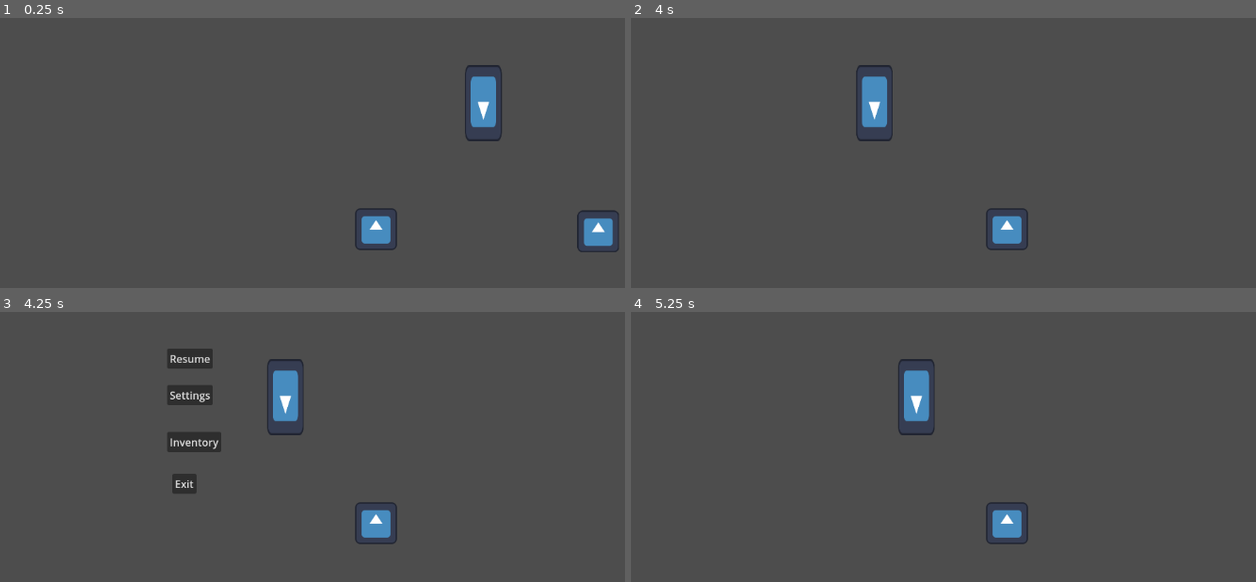
Above: before the commit, frames 1-4 (two rows, left to right).
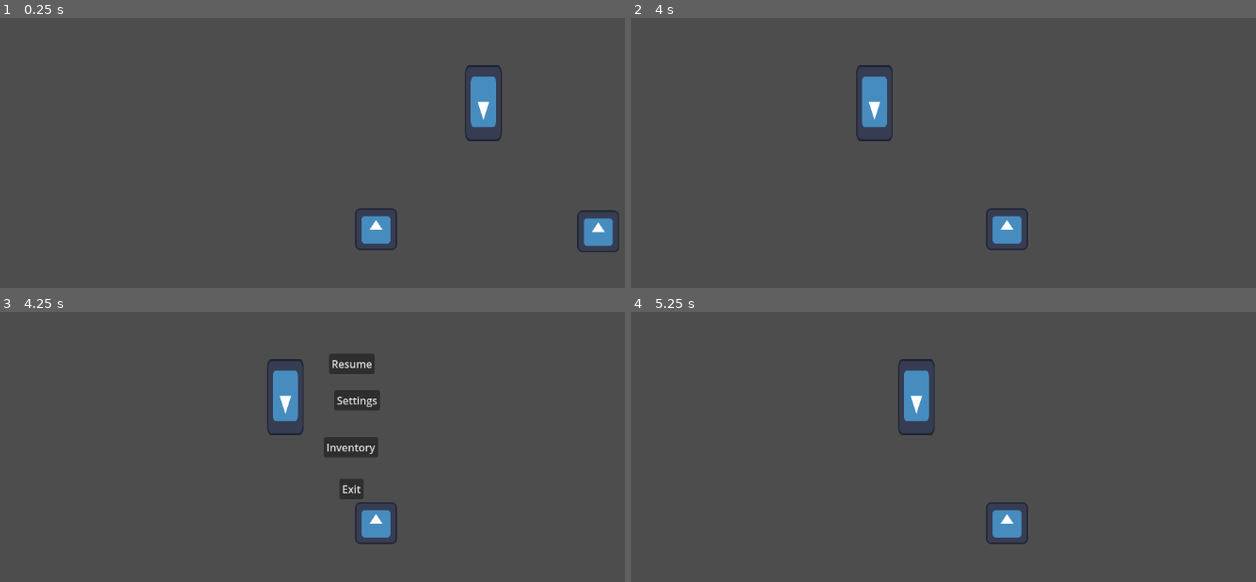
Above: after the commit, the same moments.

Repository: Routund/Mount_Belforte
Game: Godot game, scene res://Scenes/Overworld.tscn
Two runs of this game, one before a commit and one after it. Both use one fixed random seed, a clock stepped at 60 frames per second and the inputs below. The engine's default icon, where the game draws it, is replaced by a stand-in: a white triangle on a blue panel in a dark square.
Inputs:
- Up to frame 1 (0.25 s): no input
- Up to frame 2 (4 s): tap Enter at 0.5 s; hold D (right) 0.53-1.28 s; hold S (down) 1.28-2.03 s; hold D (right) 2.03-2.78 s; hold W (up) 2.78-3.53 s; hold A (left) from 3.53 s (still down)
- Up to frame 3 (4.25 s): keep holding A (left); tap Shift (inventory) at 4.15 s
- Up to frame 4 (5.25 s): release A (left) at 5 s; click "Resume" at 5 s

Frames 1-2 are identical in both runs. In frame 3, 3.6% of the frame differs, in the area x 26-61%, y 13-70%; in frame 4, nothing differs.

Commit message:
Inventory done

Diff:
--- a/Scenes/inventory.tscn
+++ b/Scenes/inventory.tscn
@@ -7,15 +7,15 @@
 script = ExtResource("1_6mjbc")
 
 [node name="ScrollContainer" type="ScrollContainer" parent="."]
-anchors_preset = 8
-anchor_left = 0.5
-anchor_top = 0.5
-anchor_right = 0.5
-anchor_bottom = 0.5
-offset_left = -160.0
-offset_top = -28.0
-offset_right = 96.0
-offset_bottom = 111.0
+anchors_preset = -1
+anchor_left = 0.462
+anchor_top = 0.505
+anchor_right = 0.462
+anchor_bottom = 0.505
+offset_left = -116.224
+offset_top = -31.24
+offset_right = 139.776
+offset_bottom = 107.76
 grow_horizontal = 2
 grow_vertical = 2
 follow_focus = true
@@ -54,11 +54,49 @@
 text = "Bottled Water"
 
 [node name="go_back" type="Button" parent="."]
-offset_left = 424.0
-offset_top = 496.0
-offset_right = 528.0
-offset_bottom = 527.0
-text = "Pause menu"
+anchors_preset = -1
+anchor_left = 0.458
+anchor_top = 0.789
+anchor_right = 0.458
+anchor_bottom = 0.789
+offset_left = -103.616
+offset_top = -15.272
+offset_right = 0.383972
+offset_bottom = 15.728
+text = "Go Back"
+
+[node name="Deck" type="HBoxContainer" parent="."]
+anchors_preset = -1
+anchor_left = 0.458
+anchor_right = 0.458
+offset_left = -423.616
+offset_top = 80.0
+offset_right = 352.384
+offset_bottom = 240.0
+
+[node name="Attack" type="Button" parent="Deck"]
+layout_mode = 2
+text = "Attack"
+
+[node name="Block" type="Button" parent="Deck"]
+layout_mode = 2
+text = "Block"
+
+[node name="Heal" type="Button" parent="Deck"]
+layout_mode = 2
+text = "Heal"
+
+[node name="Run" type="Button" parent="Deck"]
+layout_mode = 2
+text = "Run"
+
+[node name="Poison" type="Button" parent="Deck"]
+layout_mode = 2
+text = "Poison"
+
+[node name="Water" type="Button" parent="Deck"]
+layout_mode = 2
+text = "Bottled Water"
 
 [connection signal="pressed" from="ScrollContainer/VBoxContainer/Attack" to="." method="_on_attack_pressed"]
 [connection signal="pressed" from="ScrollContainer/VBoxContainer/Block" to="." method="_on_block_pressed"]
@@ -67,3 +105,9 @@
 [connection signal="pressed" from="ScrollContainer/VBoxContainer/Poison" to="." method="_on_poison_pressed"]
 [connection signal="pressed" from="ScrollContainer/VBoxContainer/Water" to="." method="_on_water_pressed"]
 [connection signal="pressed" from="go_back" to="." method="_on_go_back_pressed"]
+[connection signal="pressed" from="Deck/Attack" to="." method="_on_attack_pressed"]
+[connection signal="pressed" from="Deck/Block" to="." method="_on_block_pressed"]
+[connection signal="pressed" from="Deck/Heal" to="." method="_on_heal_pressed"]
+[connection signal="pressed" from="Deck/Run" to="." method="_on_run_pressed"]
+[connection signal="pressed" from="Deck/Poison" to="." method="_on_poison_pressed"]
+[connection signal="pressed" from="Deck/Water" to="." method="_on_water_pressed"]
--- a/Scenes/pause.tscn
+++ b/Scenes/pause.tscn
@@ -11,31 +11,51 @@
 visible = false
 
 [node name="Resume" type="Button" parent="."]
-offset_left = 256.0
-offset_top = 56.0
-offset_right = 326.0
-offset_bottom = 87.0
+anchors_preset = -1
+anchor_left = 0.468
+anchor_top = 0.123
+anchor_right = 0.468
+anchor_bottom = 0.123
+offset_left = -35.136
+offset_top = -15.704
+offset_right = 34.864
+offset_bottom = 15.296
 text = "Resume"
 
 [node name="Settings" type="Button" parent="."]
-offset_left = 256.0
-offset_top = 112.0
-offset_right = 326.0
-offset_bottom = 143.0
+anchors_preset = -1
+anchor_left = 0.475
+anchor_top = 0.209
+anchor_right = 0.475
+anchor_bottom = 0.209
+offset_left = -35.2
+offset_top = -15.432
+offset_right = 34.8
+offset_bottom = 15.568
 text = "Settings"
 
 [node name="Inventor" type="Button" parent="."]
-offset_left = 256.0
-offset_top = 184.0
-offset_right = 339.0
-offset_bottom = 215.0
+anchors_preset = -1
+anchor_left = 0.472
+anchor_top = 0.32
+anchor_right = 0.472
+anchor_bottom = 0.32
+offset_left = -47.744
+offset_top = -15.36
+offset_right = 35.256
+offset_bottom = 15.64
 text = "Inventory"
 
 [node name="Exit" type="Button" parent="."]
-offset_left = 264.0
-offset_top = 248.0
-offset_right = 301.0
-offset_bottom = 279.0
+anchors_preset = -1
+anchor_left = 0.467
+anchor_top = 0.419
+anchor_right = 0.467
+anchor_bottom = 0.419
+offset_left = -17.984
+offset_top = -15.512
+offset_right = 19.016
+offset_bottom = 15.488
 text = "Exit"
 
 [connection signal="pressed" from="Resume" to="." method="_on_button_pressed"]
--- a/Scripts/CanvasLayer.gd
+++ b/Scripts/CanvasLayer.gd
@@ -4,6 +4,8 @@
 
 func _ready():
 	hide()
+	$Deck/Poison.hide()
+	$Deck/Water.hide()
 
 func _process(_delta):
 	if Global.poison == false:
@@ -16,52 +18,66 @@
 	else:
 		$ScrollContainer/VBoxContainer/Water.show()
 
+
+
 func _on_block_pressed():
 	if Global.blockd == true:
 		Global.blockd = false
+		$Deck/Block.hide()
 		deck -= 1
 	elif deck <= 8:
 		Global.blockd = true
+		$Deck/Block.show()
 		deck += 1
 
 func _on_attack_pressed():
 	if Global.attackd == true:
 		Global.attackd = false
+		$Deck/Attack.hide()
 		deck -= 1
 	elif deck <= 8:
 		Global.attackd = true
+		$Deck/Attack.show()
 		deck += 1
 
 func _on_heal_pressed():
 	if Global.heald == true:
 		Global.heald = false
+		$Deck/Heal.hide()
 		deck -= 1
 	elif deck <= 8:
 		Global.heald = true
+		$Deck/Heal.show()
 		deck += 1
 
 func _on_run_pressed():
 	if Global.rund == true:
 		Global.rund = false
+		$Deck/Run.hide()
 		deck -= 1
 	elif deck <= 8:
+		$Deck/Run.show()
 		Global.rund = true
 		deck += 1
 
 func _on_water_pressed():
 	if Global.water == true and Global.waterd == false and deck <= 8:
-		Global.nothingd = true
+		Global.waterd = true
+		$Deck/Water.show()
 		deck += 1
 	elif Global.water == true and Global.waterd == true:
 		Global.waterd = false
+		$Deck/Water.hide()
 		deck -= 1
 
 func _on_poison_pressed():
 	if Global.poison == true and Global.poisond == false and deck <= 8:
 		Global.poisond = true
+		$Deck/Poison.show()
 		deck += 1
 	elif Global.poison == true and Global.poisond == true:
 		Global.poisond = false
+		$Deck/Poison.hide()
 		deck -= 1
 
 
--- a/Scripts/Player.gd
+++ b/Scripts/Player.gd
@@ -4,7 +4,6 @@
 
 
 func _physics_process(_delta):
-	print(Global.slime)
 	var direction = Vector2()
 	if Input.is_action_pressed("up"):
 		direction += Vector2(0,-1)
